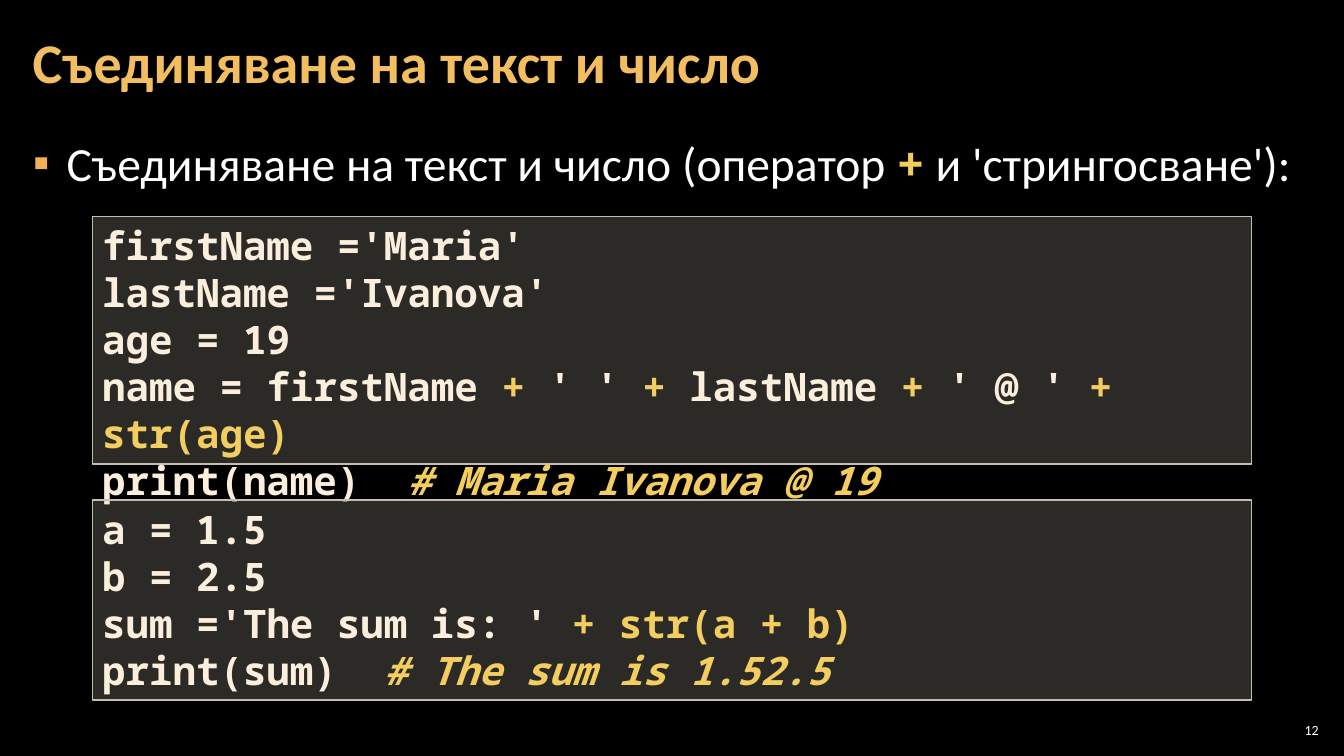
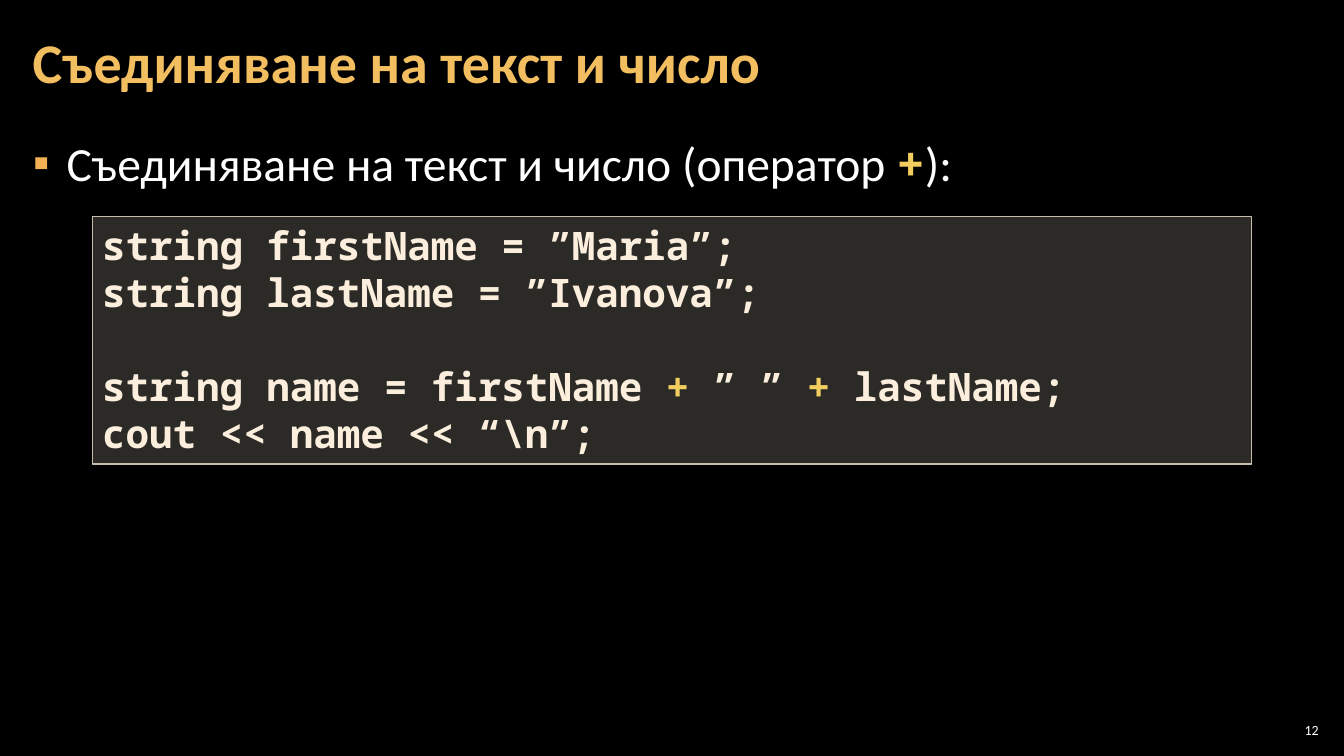
Before and after one commit to Software-University/C-plus-plus, a slide deck: slide 12 of 2. Simple-Calculations/2. Simple-Calculations.pptx. Drawn at 1344x756 pixels with LibreOffice and Linux fonts; fonts in the diff are those of the drawing; background and template pictures are left out. Boxes give left, top, right and bottom in pixels: in the first picture for what was removed or moved away, otherwise in the second. Text is boxed around its words. In the diff, an @@ line names an element or a change of style, - is before the commit and + after.

Commit message:
first commit

```diff
--- a/2. Simple-Calculations/2. Simple-Calculations.pptx
+++ b/2. Simple-Calculations/2. Simple-Calculations.pptx
@@ text at (67, 146, 885, 189): text changed @@
-▪ Съединяване на текст и число (оператор + и 'стрингосване'):
+▪ Съединяване на текст и число (оператор +):
@@ text in rectangle at (102, 229, 1065, 454): text changed @@
-firstName ='Maria'
-lastName ='Ivanova'
-age = 19
-name = firstName + ' ' + lastName + ' @ ' + str(age)
-print(name) # Maria Ivanova @ 19
+string firstName = ”Maria”;
+string lastName = ”Ivanova”;
+string name = firstName + ” ” + lastName;
+cout << name << “\n”;
@@ rectangle removed at (92, 500, 1251, 701) @@
-a = 1.5
-b = 2.5
-sum ='The sum is: ' + str(a + b)
-print(sum) # The sum is 1.52.5
```
Also in this commit, not shown: 11 other slides changed.
